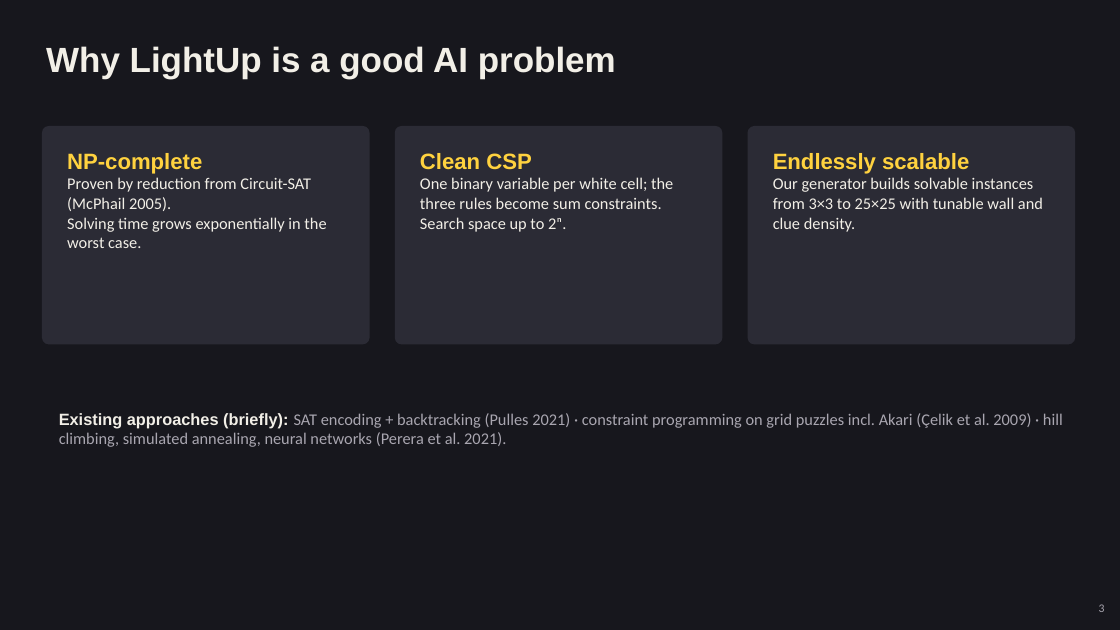
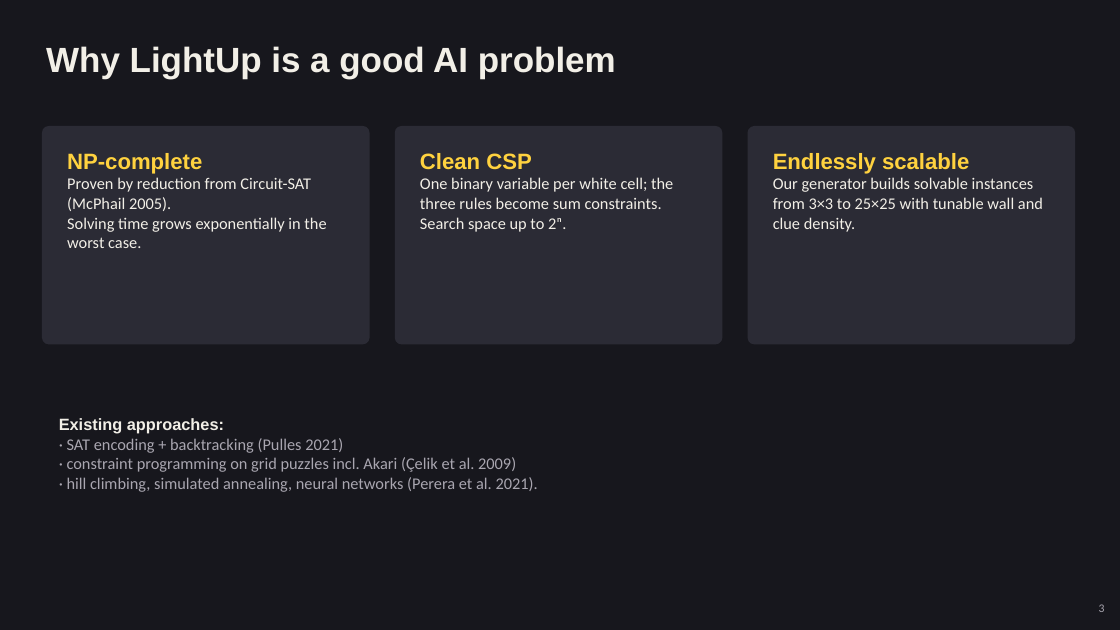
Before and after one commit to AnnieBaghumyan/LightUp, a slide deck: slide 3 of docs/presentation.pptx. Drawn at 1120x630 pixels with LibreOffice and Linux fonts; fonts in the diff are those of the drawing. Boxes give left, top, right and bottom in pixels: in the first picture for what was removed or moved away, otherwise in the second. Text is boxed around its words. In the diff, an @@ line names an element or a change of style, - is before the commit and + after.

```diff
--- a/docs/presentation.pptx
+++ b/docs/presentation.pptx
@@ text at [59, 418, 538, 492]: text changed @@
-Existing approaches (briefly): SAT encoding + backtracking (Pulles 2021) · constraint programming on grid puzzles incl. Akari (Çelik et al. 2009) · hill climbing, simulated annealing, neural networks (Perera et al. 2021).
+Existing approaches:
+· SAT encoding + backtracking (Pulles 2021)
+· constraint programming on grid puzzles incl. Akari (Çelik et al. 2009)
+· hill climbing, simulated annealing, neural networks (Perera et al. 2021).
```
Also in this commit, not shown: 3 other slides changed, 2 other files.
